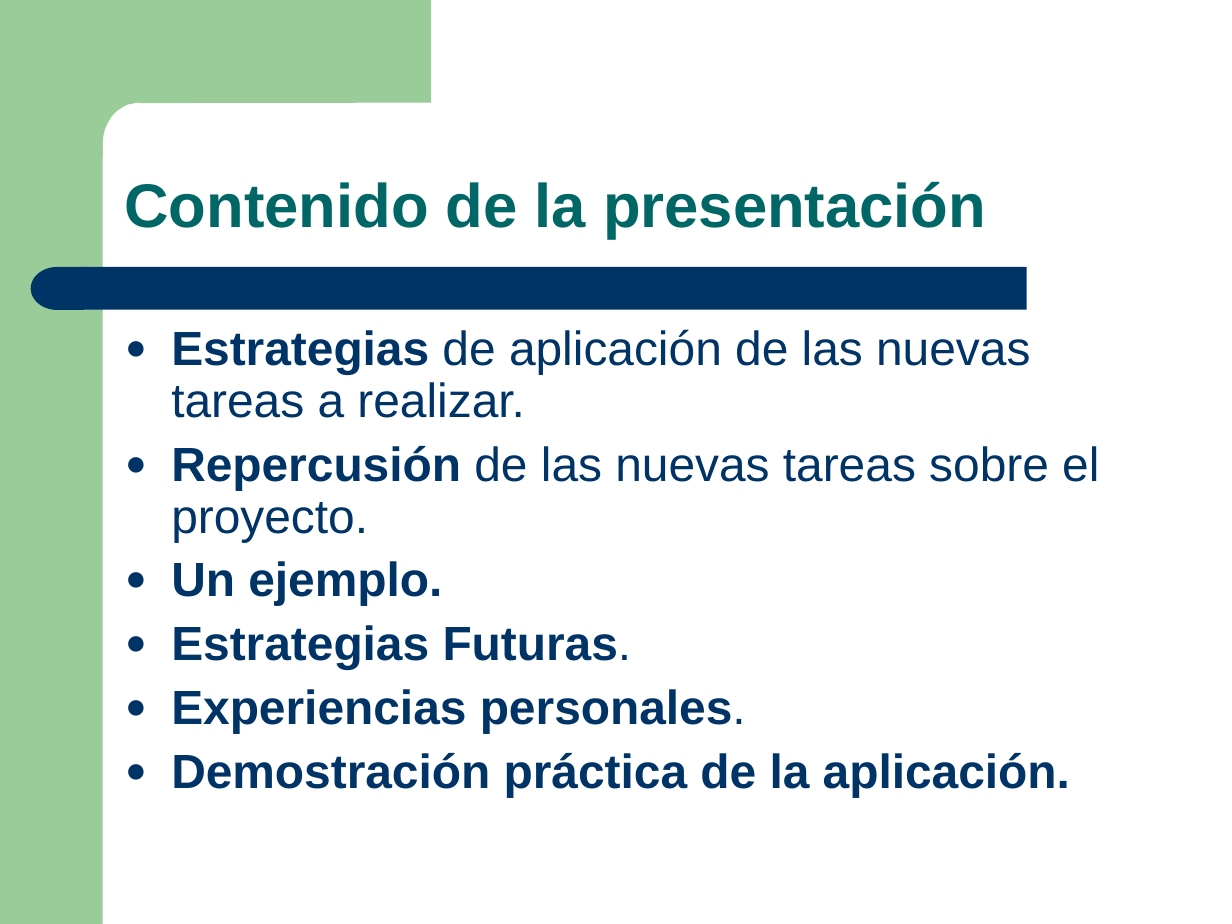
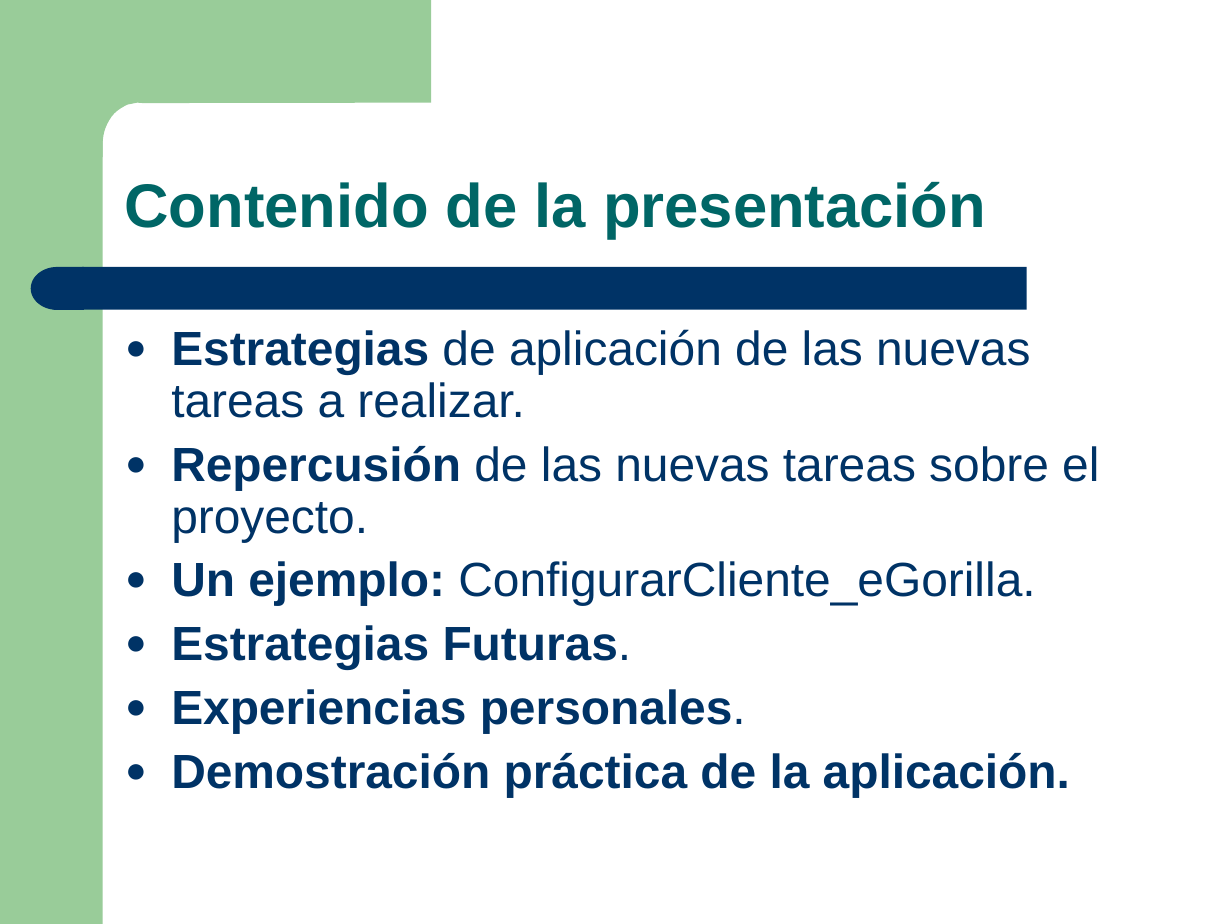
Before and after one commit to salcedonia/egorilla-software-engineering-2008-2009, a slide deck: slide 2 of doc/presentaciones/Presentacion_01-04-2009.ppt. Drawn at 1232x924 pixels with LibreOffice and Linux fonts; fonts in the diff are those of the drawing. Boxes give left, top, right and bottom in pixels: in the first picture for what was removed or moved away, otherwise in the second. Text is boxed around its words. In the diff, an @@ line names an element or a change of style, - is before the commit and + after.

```diff
--- a/doc/presentaciones/Presentacion_01-04-2009.ppt
+++ b/doc/presentaciones/Presentacion_01-04-2009.ppt
@@ text at bbox=[171, 561, 1035, 606]: text changed; bold off @@
-● Un ejemplo.
+● Un ejemplo: ConfigurarCliente_eGorilla.
```
Also in this commit, not shown: 2 other slides changed, 4 slides added, 1 slide removed.
